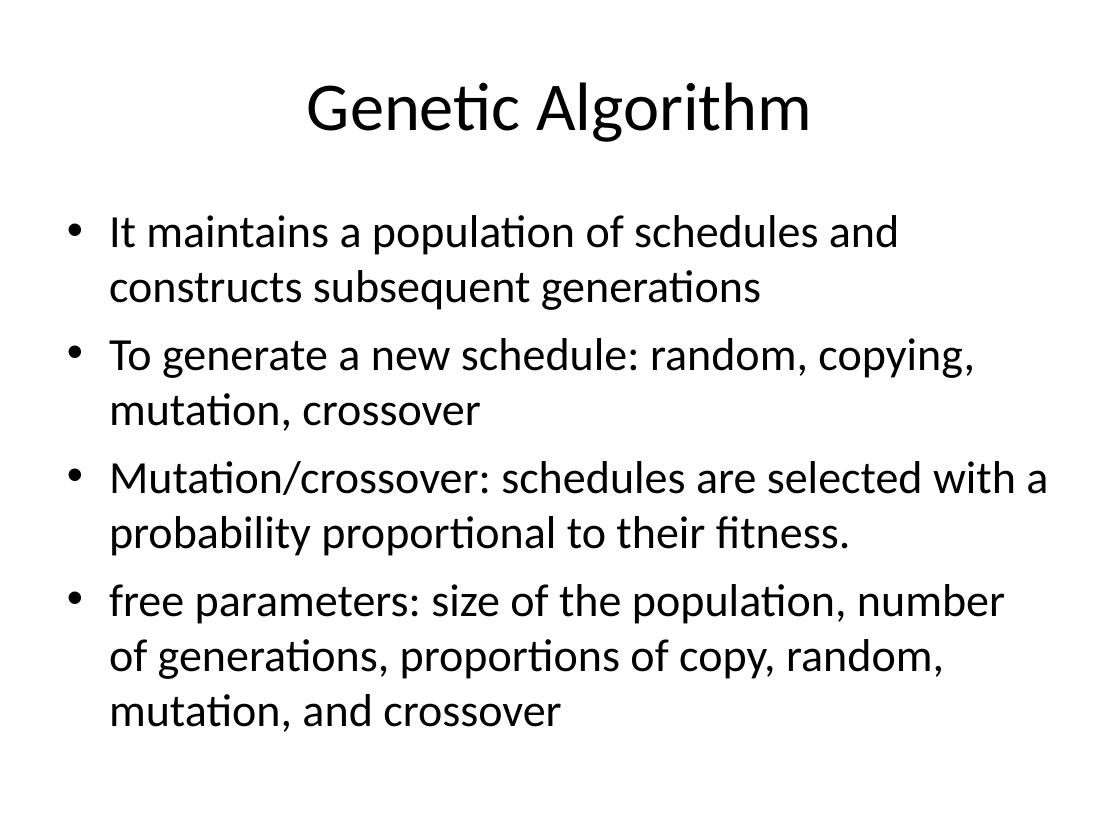
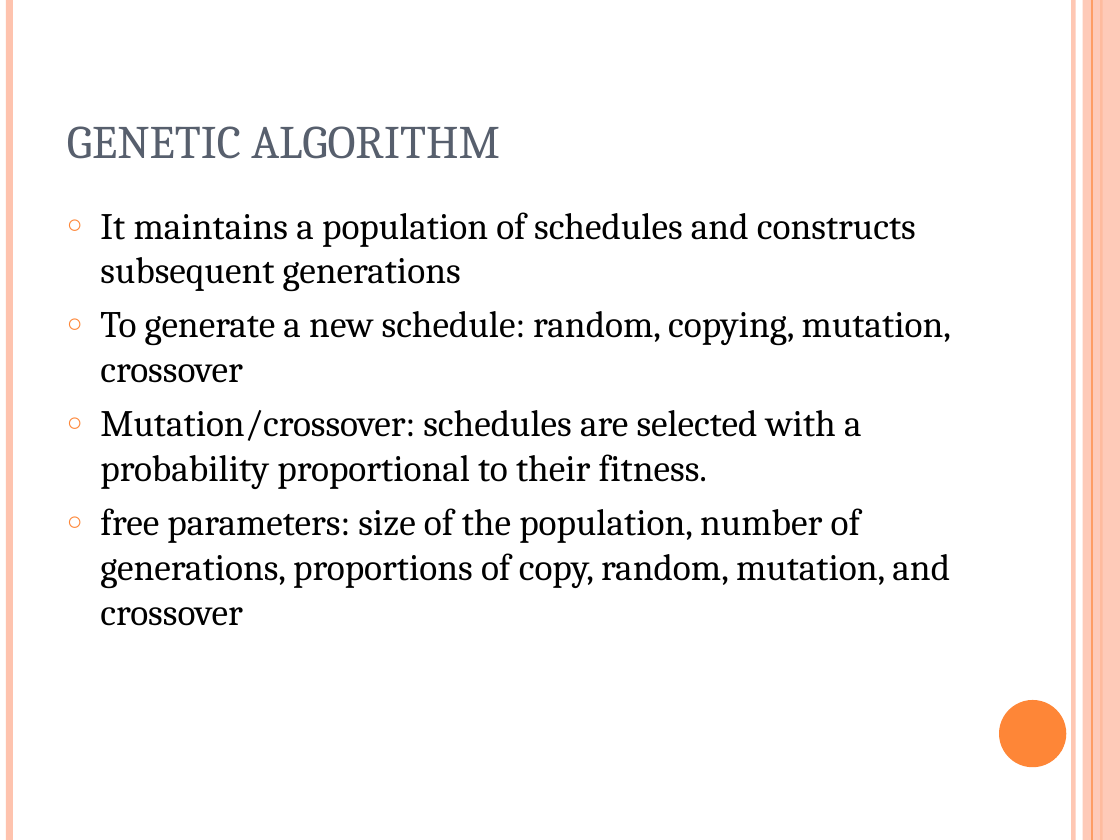
Before and after one commit to akokcam/csc384-genetic-algorithms-project, a slide deck: slide 3 of GA_TestBench/Data Files/presentation.ppt. Drawn at 1120x840 pixels with LibreOffice and Linux fonts; fonts in the diff are those of the drawing. Boxes give left, top, right and bottom in pixels: in the first picture for what was removed or moved away, otherwise in the second. Text is boxed around its words. In the diff, an @@ line names an element or a change of style, - is before the commit and + after.

```diff
--- a/GA_TestBench/Data Files/presentation.ppt
+++ b/GA_TestBench/Data Files/presentation.ppt
@@ line added from (9, 0) to (9, 840), #FEC3AE 4.51 pt @@
@@ line added from (1073, 0) to (1073, 840), #FEC3AE 3 pt @@
@@ rectangle added at box(1083, 0, 1120, 840), fill #FEC3AE at 87% opacity @@
@@ line added from (1092, 0) to (1092, 840), #FE8637 0.74 pt @@
@@ line added from (1101, 0) to (1101, 840), #FE8637 1.5 pt @@
@@ title "GENETIC ALGORITHM" at box(67, 126, 500, 159): vertical alignment middle to bottom @@
@@ title at box(67, 126, 500, 159): text changed; size 44 to 30 pt; font Calibri to Cambria; text colour #000000 to #575F6D @@
-Genetic Algorithm
+GENETIC ALGORITHM
@@ text "It maintains a population of ..." at box(100, 212, 951, 626): size 29.6 to 24 pt, font Calibri to Cambria; bullet • to ○; less space between paragraphs; bullet colour #000000 to #FE8637 @@
@@ ellipse added at box(999, 700, 1066, 767), fill #FE8637 @@
```
Also in this commit, not shown: 11 other slides changed.
